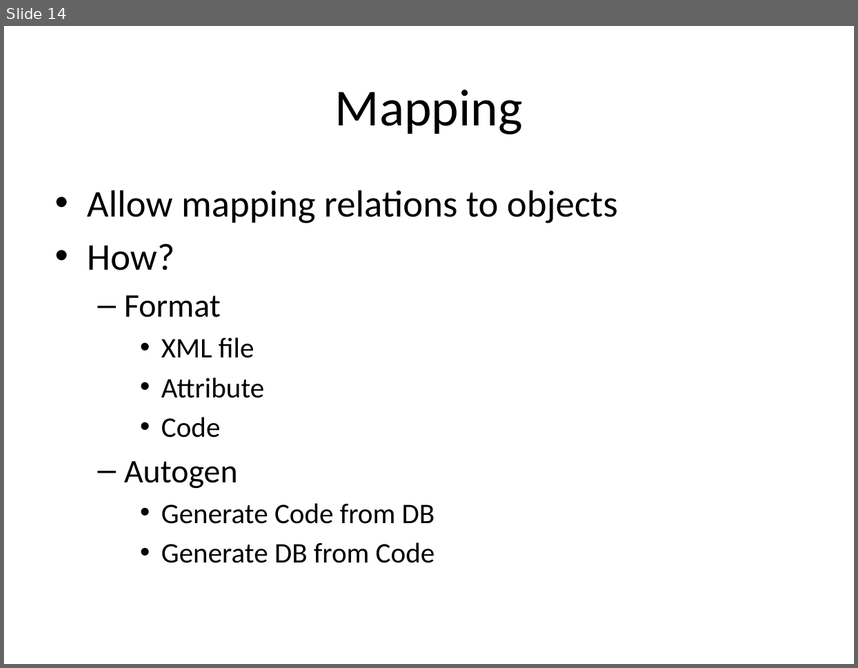
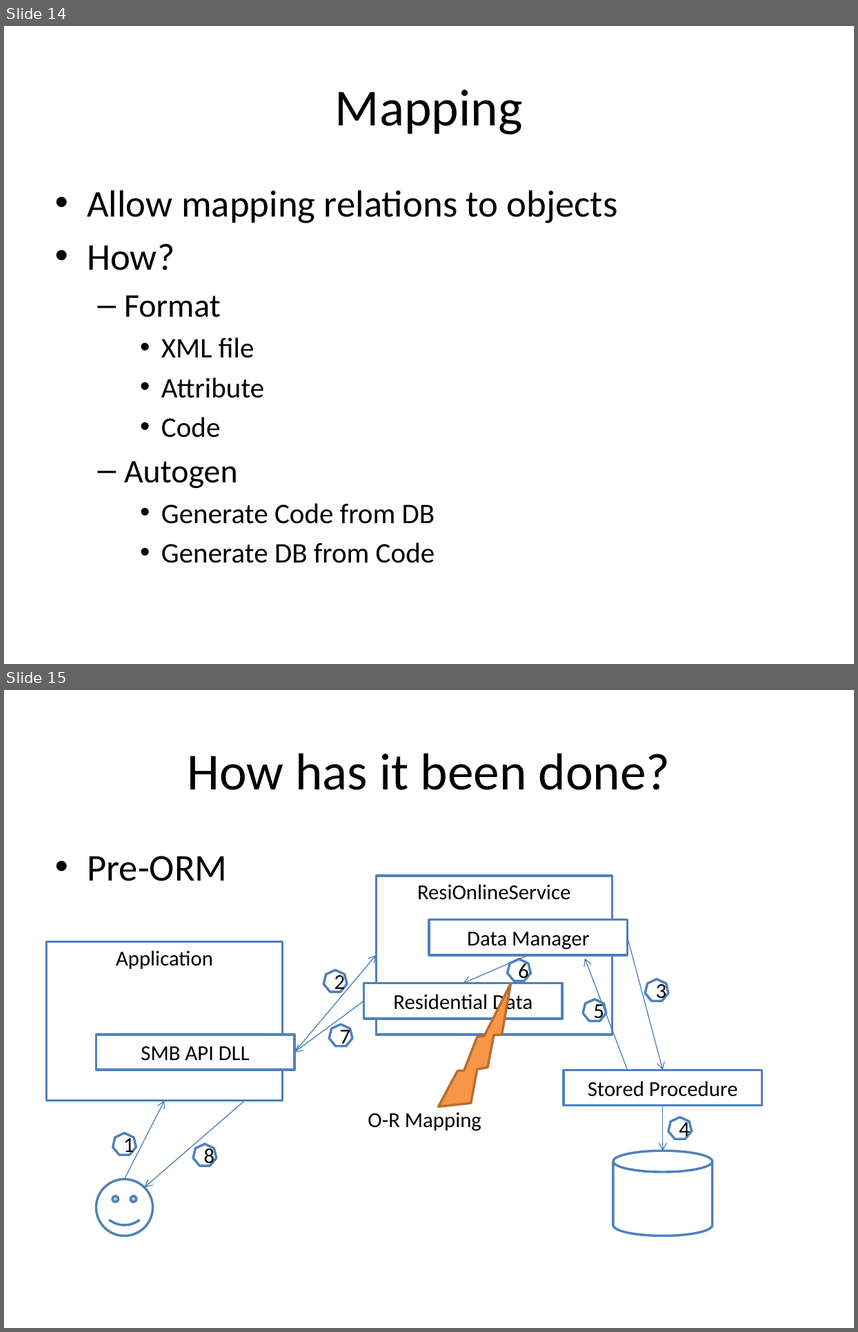
Before and after one commit to harrychou/Notes, a slide deck: Data Access Framework.pptx. Shown one above the other, each under a label of ours: slide 14 before the commit, slides 14 and 15 after it. The pictures are 858x668 and 858x1332 pixels, drawn with LibreOffice and Linux fonts; fonts in the diff are those of the drawing. Boxes give left, top, right and bottom in pixels: in the first picture for what was removed or moved away, otherwise in the second. Text is boxed around its words. In the diff, an @@ line names an element or a change of style, - is before the commit and + after.

```diff
--- a/Data Access Framework.pptx
+++ b/Data Access Framework.pptx
@@ slide 15 added at bbox=[4, 690, 854, 1328], background #FFFFFF @@
@@ title added at bbox=[187, 753, 671, 790], 44 pt, text #000000 @@
+How has it been done?
@@ text added at bbox=[87, 856, 227, 881], 32 pt, text #000000 @@
+• Pre-ORM
@@ rectangle added at bbox=[377, 876, 613, 1034], fill #FFFFFF, outline #4F81BD 2 pt, 18 pt, text #000000 @@
+ResiOnlineService
@@ rectangle added at bbox=[429, 920, 627, 955], fill #FFFFFF, outline #4F81BD 2 pt, 18 pt, text #000000 @@
+Data Manager
@@ arrow added from (627, 938) to (663, 1070), #4B7EBC 0.75 pt @@
@@ rectangle added at bbox=[47, 942, 283, 1101], fill #FFFFFF, outline #4F81BD 2 pt, 18 pt, text #000000 @@
+Application
@@ arrow added from (294, 1052) to (377, 955), #4B7EBC 0.75 pt @@
@@ arrow added from (528, 955) to (463, 983), #4B7EBC 0.75 pt @@
@@ heptagon added at bbox=[507, 958, 530, 980], fill #FFFFFF, outline #4F81BD 2 pt, 18 pt, text #000000 @@
+6
@@ arrow added from (627, 1070) to (584, 958), #4B7EBC 0.75 pt @@
@@ heptagon added at bbox=[323, 969, 346, 992], fill #FFFFFF, outline #4F81BD 2 pt, 18 pt, text #000000 @@
+2
@@ heptagon added at bbox=[645, 979, 668, 1001], fill #FFFFFF, outline #4F81BD 2 pt, 18 pt, text #000000 @@
+3
@@ rectangle added at bbox=[363, 983, 562, 1019], fill #FFFFFF, outline #4F81BD 2 pt, 18 pt, text #000000 @@
+Residential Data
@@ lightning bolt added at bbox=[415, 983, 549, 1121], fill #F79646, outline #B76F34 2 pt @@
@@ heptagon added at bbox=[583, 999, 606, 1021], fill #FFFFFF, outline #4F81BD 2 pt, 18 pt, text #000000 @@
+5
@@ arrow added from (363, 1001) to (294, 1052), #4B7EBC 0.75 pt @@
@@ rectangle added at bbox=[96, 1034, 294, 1070], fill #FFFFFF, outline #4F81BD 2 pt, 18 pt, text #000000 @@
+SMB API DLL
@@ heptagon added at bbox=[330, 1024, 352, 1046], fill #FFFFFF, outline #4F81BD 2 pt, 18 pt, text #000000 @@
+7
@@ rectangle added at bbox=[564, 1070, 762, 1105], fill #FFFFFF, outline #4F81BD 2 pt, 18 pt, text #000000 @@
+Stored Procedure
@@ arrow added from (125, 1179) to (165, 1101), #4B7EBC 0.75 pt @@
@@ arrow added from (245, 1101) to (144, 1187), #4B7EBC 0.75 pt @@
@@ text added at bbox=[368, 1112, 481, 1131], 18 pt, text #000000 @@
+O-R Mapping
@@ arrow added from (663, 1105) to (663, 1151), #4B7EBC 0.75 pt @@
@@ heptagon added at bbox=[668, 1116, 692, 1138], fill #FFFFFF, outline #4F81BD 2 pt, 18 pt, text #000000 @@
+4
@@ heptagon added at bbox=[113, 1133, 136, 1155], fill #FFFFFF, outline #4F81BD 2 pt, 18 pt, text #000000 @@
+1
@@ heptagon added at bbox=[194, 1144, 217, 1166], fill #FFFFFF, outline #4F81BD 2 pt, 18 pt, text #000000 @@
+8
@@ cylinder added at bbox=[613, 1151, 713, 1236], fill #FFFFFF, outline #4F81BD 2 pt @@
@@ smiley face added at bbox=[96, 1179, 153, 1236], fill #FFFFFF, outline #4F81BD 2 pt @@
```
Also in this commit, not shown: 5 other slides added, 2 other files.
